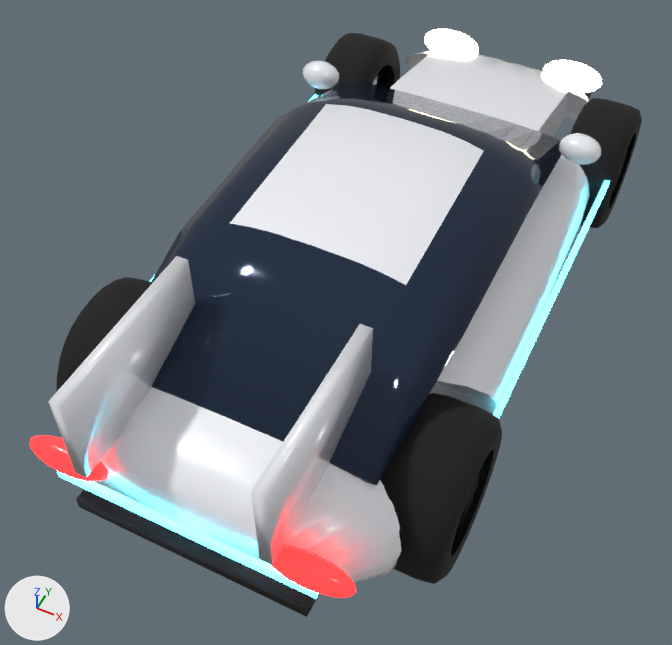
An edit to the glTF model godot/assets/cars/phantom.glb, drawn before and after from the same camera.
Both versions are drawn from a 50 mm camera at (1.48, -3.65, 4.18) aimed at (-0.08, -0.52, 0.28). The axes (+X, +Y, +Z) are drawn at lower left. The lights are the same throughout. The older version comes first. Vertices at exactly the same position are counted once.

Names of what the first picture shows: 'Body', 'Wheel_FL', 'Wheel_FR', 'Wheel_RL', 'Wheel_RR'.
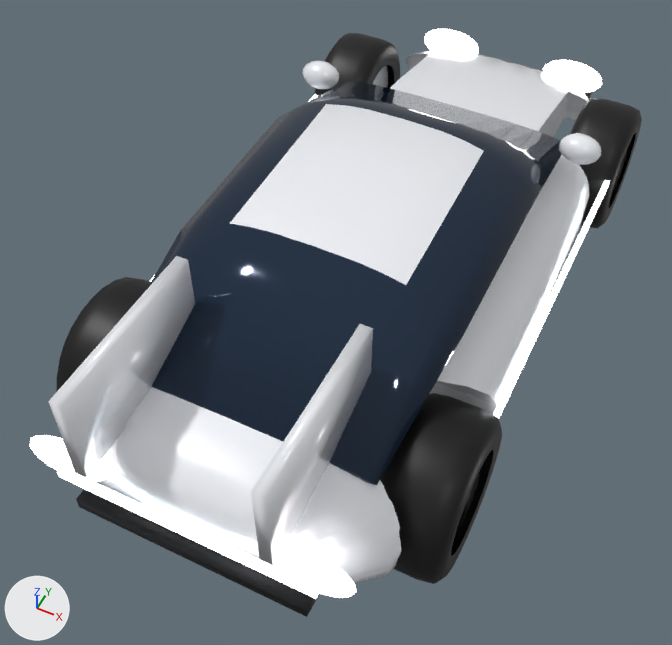
Pixel boxes [x1, y1, x2, y2] of what changed, in the pictures (672 x 645 px; the box of a moved part takes in the faces that stretch with it):
'Body', recoloured: [29, 63, 610, 603] in both
part 1 of me_body, moved or reshaped: before [52, 81, 562, 617]; after [34, 28, 592, 617]
part 2 of me_body, moved or reshaped: before [429, 29, 592, 100]; after [51, 60, 598, 586]
part 3 of me_body, recoloured: before [29, 435, 356, 598]; after [29, 435, 314, 557]
part 4 of me_body, recoloured: [57, 95, 610, 599] in both
part 5 of me_wheel_rl, recoloured (lighter): [76, 280, 151, 350] in both

What changed in the scene script:
```text
Change mat_paint:
    where n0 = _N.new('ShaderNodeBsdfPrincipled'); n0.name = 'Principled BSDF'
    remove n0.inputs[0].default_value = (0.896, 0.913, 0.956, 1.0)  # 'Base Color', white #f3f5fa
    add n2 = _N.new('ShaderNodeMix'); n2.name = 'Mix'
    add n2.data_type = 'RGBA'
    add n2.blend_type = 'MULTIPLY'
    add n2.inputs[0].default_value = 1.0  # 'Factor'
    add n2.inputs[7].default_value = (0.896, 0.913, 0.956, 1.0)  # 'B', white #f3f5fa
    add n3 = _N.new('ShaderNodeVertexColor'); n3.name = 'Color Attribute'
    add _L.new(n2.outputs[2], n0.inputs[0])  # 'Result' to 'Base Color'
    add _L.new(n3.outputs[0], n2.inputs[6])  # 'Color' to 'A'
Change mat_glass:
    where n0 = _N.new('ShaderNodeBsdfPrincipled'); n0.name = 'Principled BSDF'
    remove n0.inputs[0].default_value = (0.0123, 0.0284, 0.0595, 1.0)  # 'Base Color', dark blue #1d2f45
    add n2 = _N.new('ShaderNodeMix'); n2.name = 'Mix'
    add n2.data_type = 'RGBA'
    add n2.blend_type = 'MULTIPLY'
    add n2.inputs[0].default_value = 1.0  # 'Factor'
    add n2.inputs[7].default_value = (0.0123, 0.0284, 0.0595, 1.0)  # 'B', dark blue #1d2f45
    add n3 = _N.new('ShaderNodeVertexColor'); n3.name = 'Color Attribute'
    add _L.new(n2.outputs[2], n0.inputs[0])  # 'Result' to 'Base Color'
    add _L.new(n3.outputs[0], n2.inputs[6])  # 'Color' to 'A'
Add mat_detail:
    mat_detail = bpy.data.materials.new('Detail')
    mat_detail.use_nodes = True; mat_detail.node_tree.nodes.clear()
    _N = mat_detail.node_tree.nodes; _L = mat_detail.node_tree.links
    n0 = _N.new('ShaderNodeBsdfPrincipled'); n0.name = 'Principled BSDF'
    n0.inputs[1].default_value = 0.25  # 'Metallic'
    n0.inputs[2].default_value = 0.45  # 'Roughness'
    n1 = _N.new('ShaderNodeOutputMaterial'); n1.name = 'Material Output'
    n2 = _N.new('ShaderNodeVertexColor'); n2.name = 'Color Attribute'
    _L.new(n0.outputs[0], n1.inputs[0])  # 'BSDF' to 'Surface'
    _L.new(n2.outputs[0], n0.inputs[0])  # 'Color' to 'Base Color'
Add mat_lamp:
    mat_lamp = bpy.data.materials.new('Lamp')
    mat_lamp.use_nodes = True; mat_lamp.node_tree.nodes.clear()
    _N = mat_lamp.node_tree.nodes; _L = mat_lamp.node_tree.links
    n0 = _N.new('ShaderNodeBsdfPrincipled'); n0.name = 'Principled BSDF'
    n0.inputs[1].default_value = 0.25  # 'Metallic'
    n0.inputs[2].default_value = 0.45  # 'Roughness'
    n0.inputs[28].default_value = 3.0  # 'Emission Strength'
    n1 = _N.new('ShaderNodeOutputMaterial'); n1.name = 'Material Output'
    n2 = _N.new('ShaderNodeVertexColor'); n2.name = 'Color Attribute'
    _L.new(n0.outputs[0], n1.inputs[0])  # 'BSDF' to 'Surface'
    _L.new(n2.outputs[0], n0.inputs[0])  # 'Color' to 'Base Color'
Change me_body:
    where me_body.from_pydata(...)  # 1787 vertices, 3497 faces; spans x -1.0..1.0, y -2.2..2.18, z 0.27..1.3
    me_body part 1: 350 of 1787 vertices moved; they spanned x -0.81..0.81, y -2.19..0.9, z 0.37..1.19 and now span x -0.81..0.76, y -2.19..2.17, z 0.37..1.19; mean shift (-0.4, 1.71, -0.1); largest move (0.72, -2.08, 0.77) -> (-0.45, 2.17, 0.5)
    me_body part 2: 300 of 1787 vertices moved; they spanned x -0.66..0.66, y 1.99..2.17, z 0.37..0.61 and now span x -0.72..0.81, y -2.19..2.17, z 0.39..0.86; mean shift (0.46, -2.0, 0.12); largest move (-0.57, 2.13, 0.44) -> (0.54, -2.12, 0.64)
    me_body part 3: 362 faces spanning x -0.81..0.6, y -2.19..2.17, z 0.4..0.8 switch from mat_taillight (red #c4141c, glowing red #ff2a2a) to mat_lamp
    me_body part 4: 36 faces spanning x -1.0..1.0, y -2.17..1.3, z 0.53..0.64 switch from mat_cyan (cyan #55e6ff, glowing cyan #55e6ff) to mat_lamp
    remove me_body.materials.append(mat_light)  # pale yellow #fff6d8, glowing beige #fff2c8
    remove me_body.materials.append(mat_trim)  # black #1c1e22
    add me_body.materials.append(mat_detail)
Change me_wheel_rl:
    where me_wheel_rl.from_pydata(...)  # 376 vertices, 648 faces; spans x -0.194..0.194, y -0.42..0.42, z -0.42..0.42
    remove me_wheel_rl.materials.append(mat_chrome)  # light grey #d8dde3
    remove me_wheel_rl.materials.append(mat_trim)  # black #1c1e22
    me_wheel_rl part 5: all 392 faces that had it switch from mat_rubber (black #141414) to mat_detail
```
